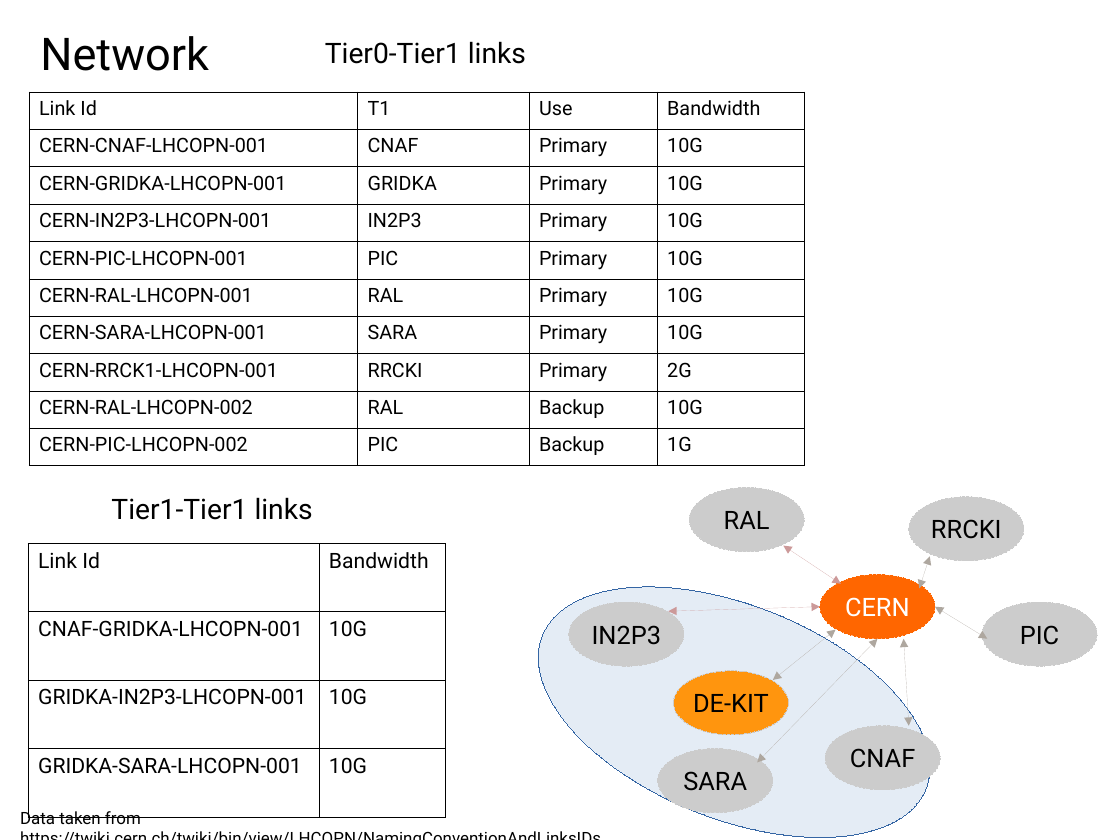
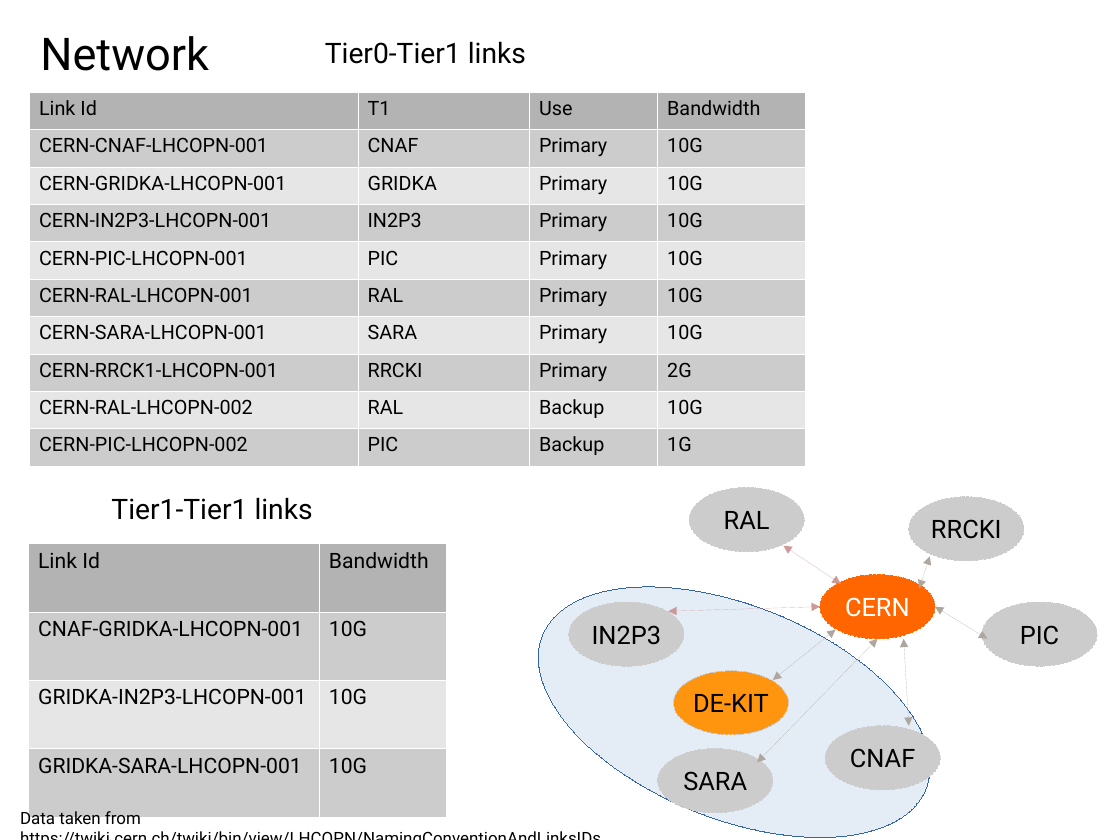
Before and after one commit to skygrid/grid_simulation, a slide deck: slide 7 of results/work.odp. Drawn at 1120x840 pixels with LibreOffice and Linux fonts; fonts in the diff are those of the drawing. Boxes give left, top, right and bottom in pixels: in the first picture for what was removed or moved away, otherwise in the second. Text is boxed around its words. In the diff, an @@ line names an element or a change of style, - is before the commit and + after.

```diff
--- a/results/work.odp
+++ b/results/work.odp
@@ table at (x1=29, y1=92, x2=805, y2=462) @@
@@ fill none to #B3B3B3 in row 1 @@
@@ fill none to #CCCCCC in 20 cells @@
@@ fill none to #E6E6E6 in 16 cells @@
@@ borders changed @@
@@ table at (x1=28, y1=544, x2=446, y2=782) @@
@@ fill none to #B3B3B3 in row 1 @@
@@ fill none to #CCCCCC in 4 cells @@
@@ fill none to #E6E6E6 in row 3 @@
@@ borders changed @@
```
Also in this commit, not shown: 1 other slide changed, 9 other files.
